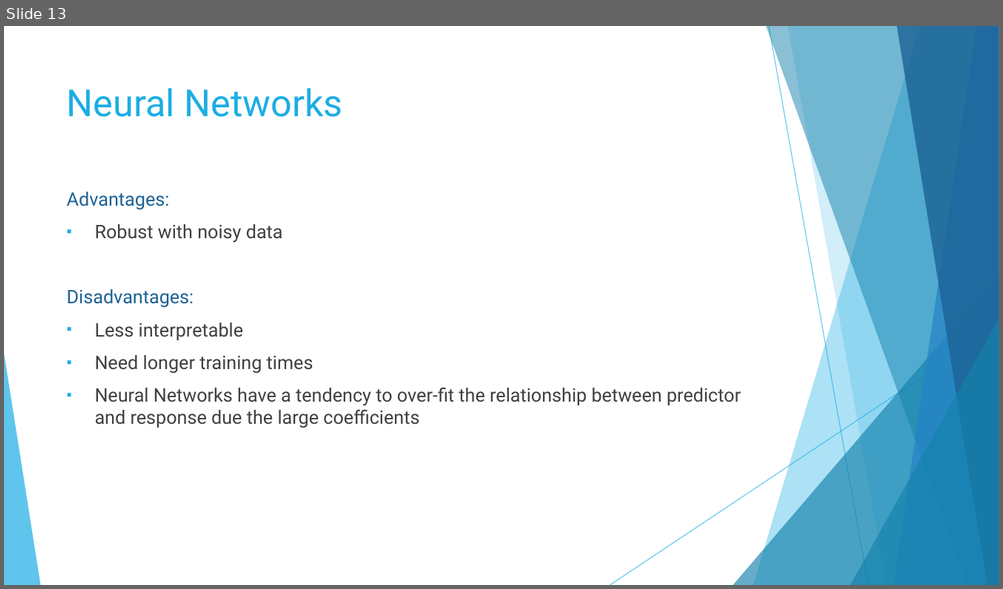
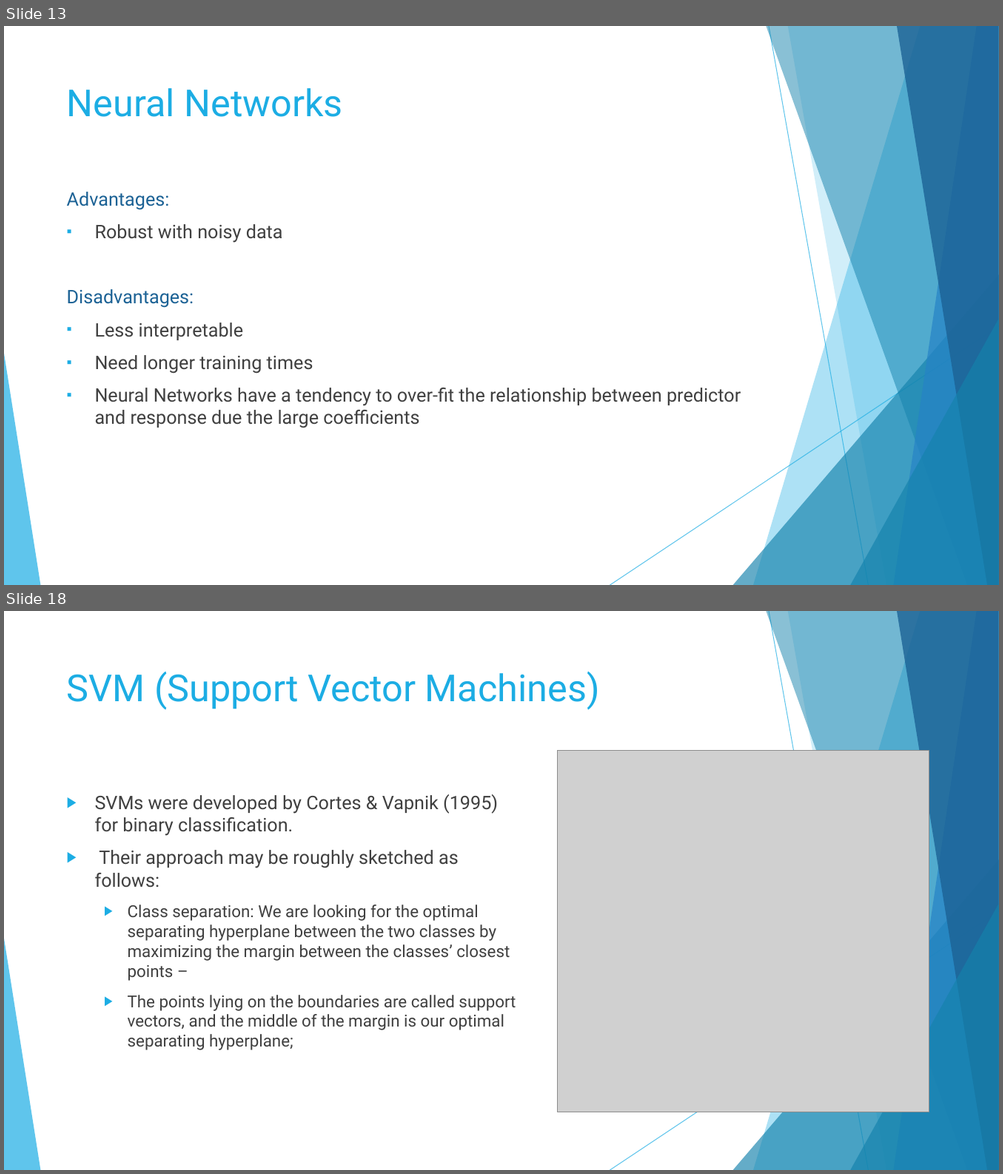
Before and after one commit to GabrielSantos33/Non-linear-regression, a slide deck: Non Linear regression.pptx. Shown one above the other, each under a label of ours: slide 13 before the commit, slides 13 and 18 after it; the slides between them are not shown. The pictures are 1003x589 and 1003x1174 pixels, drawn with LibreOffice and Linux fonts; fonts in the diff are those of the drawing; grey boxes stand for pictures. Boxes give left, top, right and bottom in pixels: in the first picture for what was removed or moved away, otherwise in the second. Text is boxed around its words. In the diff, an @@ line names an element or a change of style, - is before the commit and + after.

```diff
--- a/Non Linear regression.pptx
+++ b/Non Linear regression.pptx
@@ slide 18 added at (4, 611, 999, 1170), background #FFFFFF; not listed: 10 template elements that a slide beside it also shows @@
@@ title added at (67, 672, 600, 710), 36 pt, text #1CADE4 @@
+SVM (Support Vector Machines)
@@ picture added at (558, 751, 928, 1113) @@
@@ text added at (95, 795, 515, 1051), 16 pt, text #404040 @@
+▶ SVMs were developed by Cortes & Vapnik (1995) for binary classification.
+▶ Their approach may be roughly sketched as follows:
+  ▶ Class separation: We are looking for the optimal separating hyperplane between the two classes by maximizing the margin between the classes’ closest points –
+  ▶ The points lying on the boundaries are called support vectors, and the middle of the margin is our optimal separating hyperplane;
```
Also in this commit, not shown: 7 slides changed, 10 other slides added, 1 slide removed.
